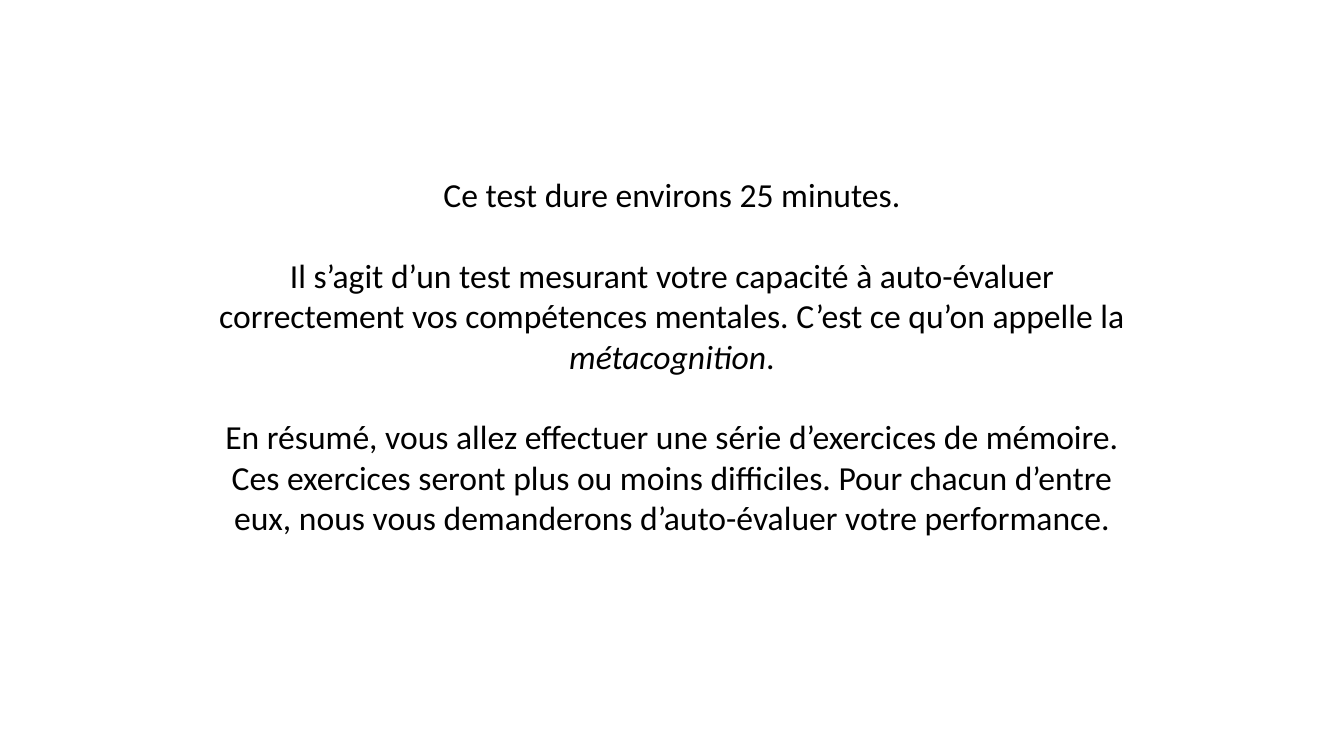
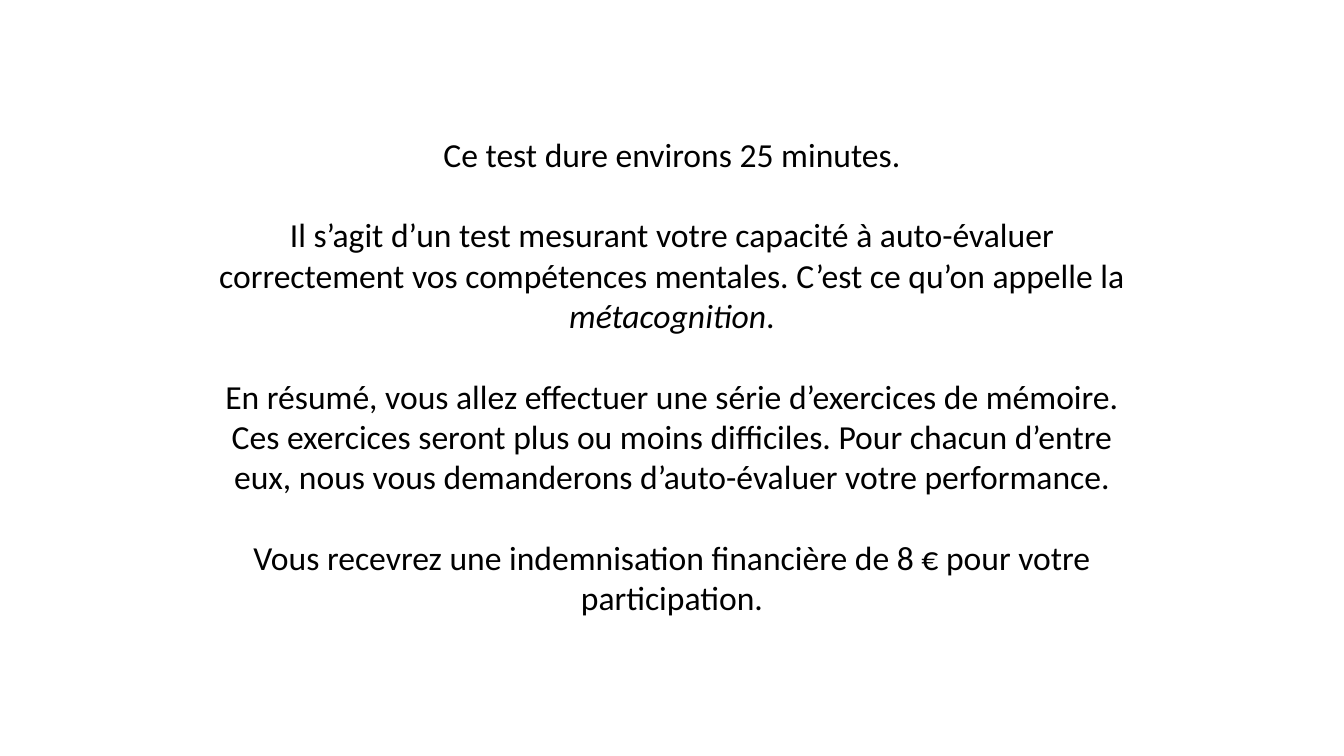
Before and after one commit to MBB-team/Online_Testing, a slide deck: slide 2 of src/SE_ELAN/Stimuli/Instructions_Rewarded.pptx. Drawn at 1344x756 pixels with LibreOffice and Linux fonts; fonts in the diff are those of the drawing. Boxes give left, top, right and bottom in pixels: in the first picture for what was removed or moved away, otherwise in the second. Text is boxed around its words. In the diff, an @@ line names an element or a change of style, - is before the commit and + after.

```diff
--- a/src/SE_ELAN/Stimuli/Instructions_Rewarded.pptx
+++ b/src/SE_ELAN/Stimuli/Instructions_Rewarded.pptx
@@ text "Ce test dure environs 25 ...": place and size @@
-text "Ce test dure environs 25 ..." at [219, 183, 1124, 536]
+text "Ce test dure environs 25 ..." at [219, 143, 1124, 616]
@@ text at [253, 546, 1090, 616]: paragraph added @@
+Vous recevrez une indemnisation financière de 8 € pour votre participation.
```
Also in this commit, not shown: 1 slide removed, 30 other files.
